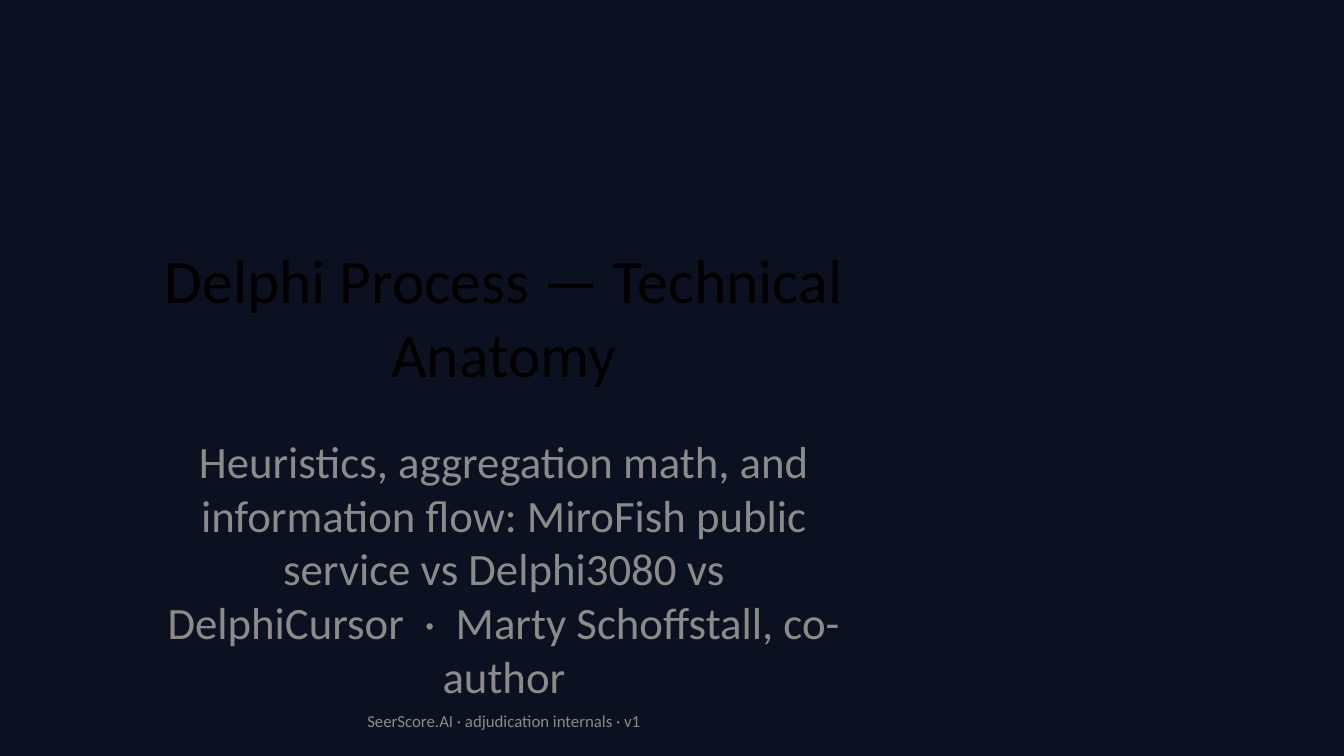
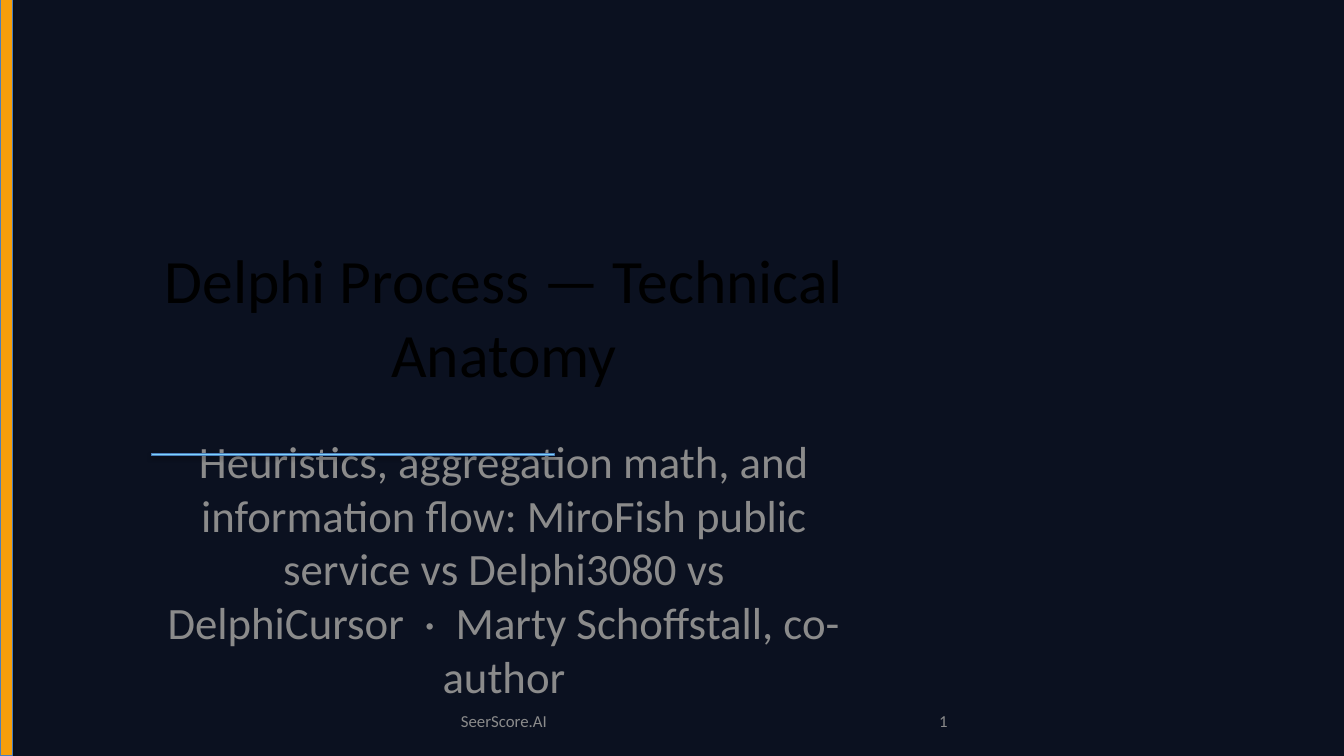
Before and after one commit to martyschoff/veracity2, a slide deck: slide 1 of data/delphi_technical.pptx. Drawn at 1344x756 pixels with LibreOffice and Linux fonts; fonts in the diff are those of the drawing. Boxes give left, top, right and bottom in pixels: in the first picture for what was removed or moved away, otherwise in the second. Text is boxed around its words. In the diff, an @@ line names an element or a change of style, - is before the commit and + after.

```diff
--- a/data/delphi_technical.pptx
+++ b/data/delphi_technical.pptx
@@ rectangle added at (0, 0, 12, 756), fill #F59E0B, outline #4B7EBC 0.75 pt @@
@@ rectangle added at (151, 454, 555, 455), fill #7DD3FC, outline #4B7EBC 0.75 pt @@
@@ text at (461, 716, 547, 727): text changed @@
-SeerScore.AI · adjudication internals · v1
+SeerScore.AI
@@ page number added at (939, 716, 947, 727), 12 pt, text #8C8C8C @@
+1
```
Also in this commit, not shown: 7 other slides changed, 1 slide added, 2 other files.
